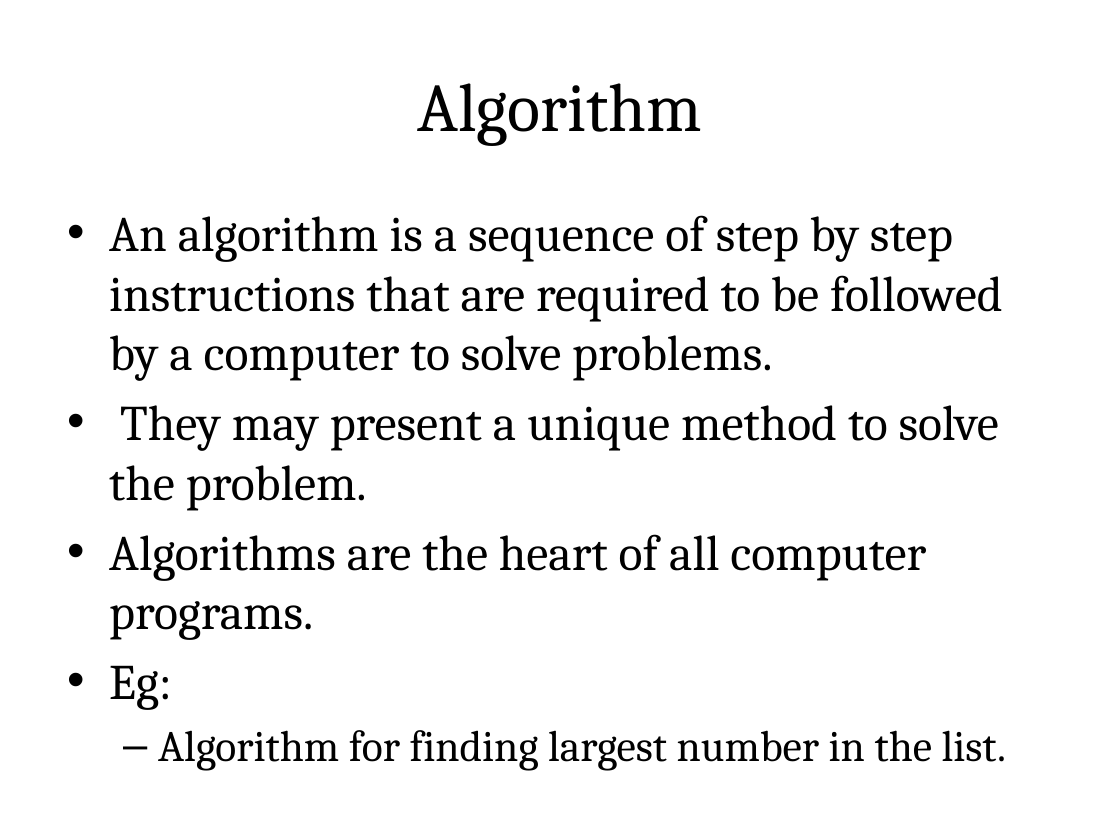
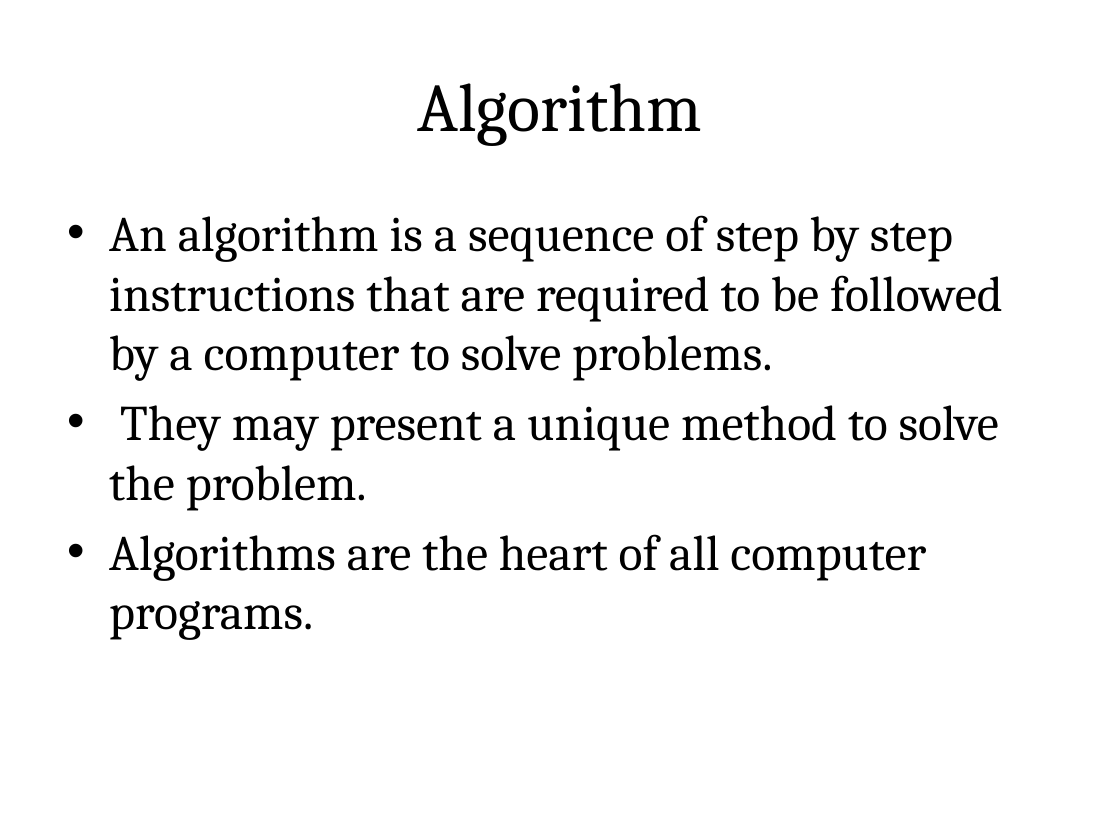
Before and after one commit to rajasekaran36/GE8151-Problem-Solving-and-Python-Programming, a slide deck: slide 8 of Slides/Unit 1/GE8151-U1-1-Algorithms.pptx. Drawn at 1120x840 pixels with LibreOffice and Linux fonts; fonts in the diff are those of the drawing. Boxes give left, top, right and bottom in pixels: in the first picture for what was removed or moved away, otherwise in the second. Text is boxed around its words. In the diff, an @@ line names an element or a change of style, - is before the commit and + after.

```diff
--- a/Slides/Unit 1/GE8151-U1-1-Algorithms.pptx
+++ b/Slides/Unit 1/GE8151-U1-1-Algorithms.pptx
@@ text at (x1=109, y1=665, x2=1007, y2=771): paragraphs removed @@
-• Eg:
-  – Algorithm for finding largest number in the list.
```
Also in this commit, not shown: 1 slide added, 2 other files.
